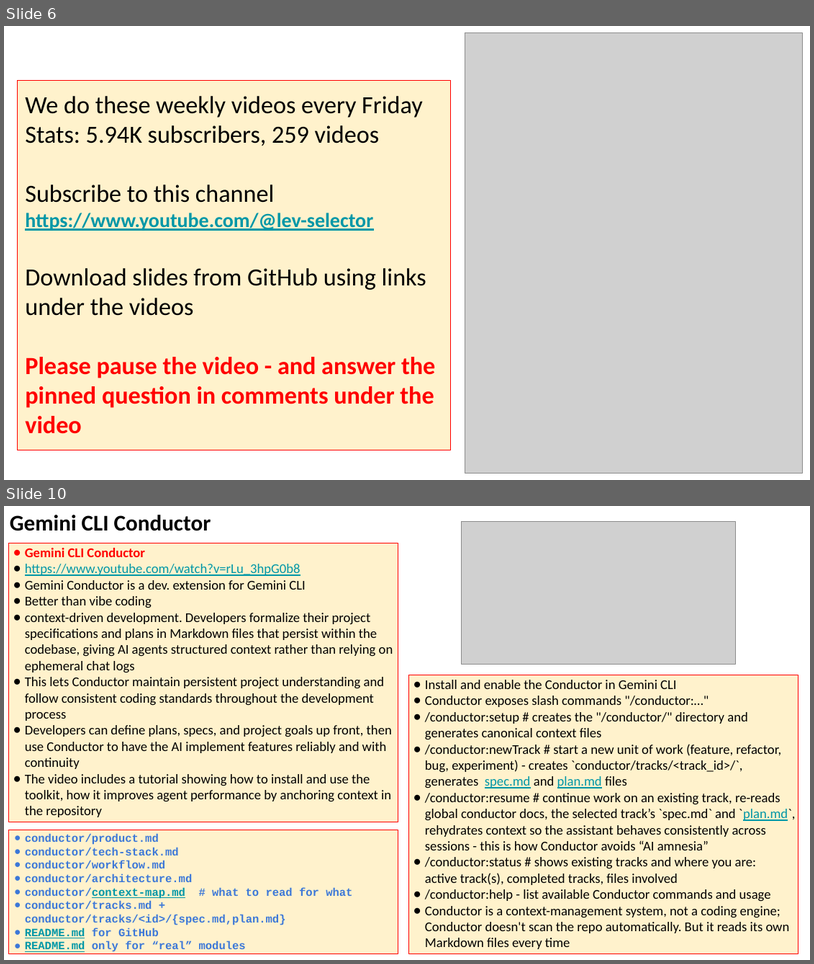
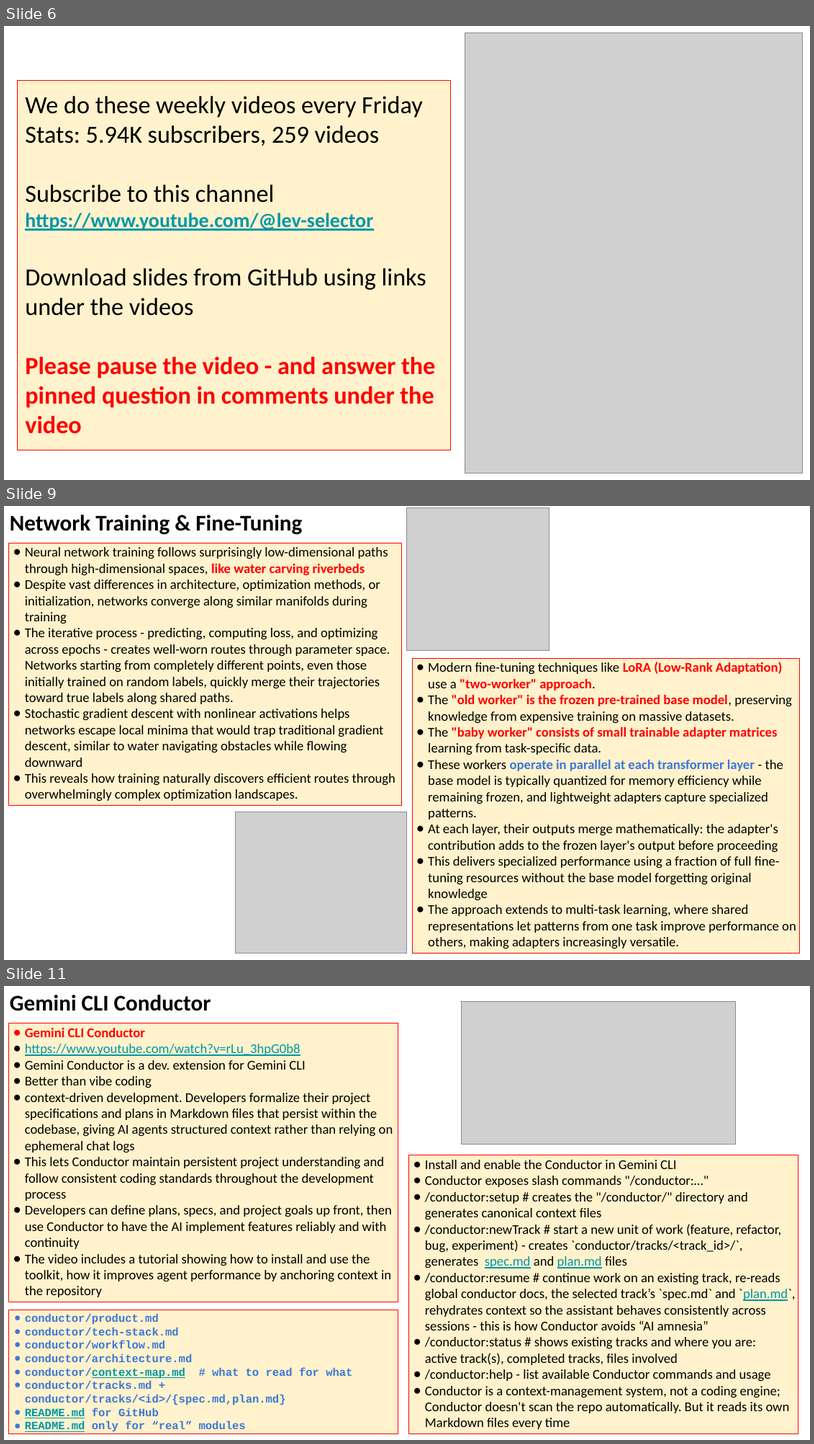
Before and after one commit to lselector/seminar, a slide deck: 2025/2025-12-26-AI-Updates.pptx. Shown one above the other, each under a label of ours: slides 6 and 10 before the commit, slides 6, 9 and 11 after it; the slides between them are not shown. The pictures are 814x964 and 814x1444 pixels, drawn with LibreOffice and Linux fonts; fonts in the diff are those of the drawing; grey boxes stand for pictures. Boxes give left, top, right and bottom in pixels: in the first picture for what was removed or moved away, otherwise in the second. Text is boxed around its words. In the diff, an @@ line names an element or a change of style, - is before the commit and + after.

```diff
--- a/2025/2025-12-26-AI-Updates.pptx
+++ b/2025/2025-12-26-AI-Updates.pptx
@@ slide 9 added at bbox=[4, 506, 810, 960], background #FFFFFF @@
@@ text added at bbox=[10, 515, 302, 535], 20 pt, text #000000, bold @@
+Network Training & Fine-Tuning
@@ picture added at bbox=[406, 507, 549, 650] @@
@@ rectangle added at bbox=[9, 543, 401, 806], fill #FFF2CC, outline #FF0000 0.75 pt, 12 pt, text #000000 @@
+● Neural network training follows surprisingly low-dimensional paths through high-dimensional spaces, like water carving riverbeds
+● Despite vast differences in architecture, optimization methods, or initialization, networks converge along similar manifolds during training
+● The iterative process - predicting, computing loss, and optimizing across epochs - creates well-worn routes through parameter space. Networks starting from completely different points, even those initially trained on random labels, quickly merge their trajectories toward true labels along shared paths.
+● Stochastic gradient descent with nonlinear activations helps networks escape local minima that would trap traditional gradient descent, similar to water navigating obstacles while flowing downward
+● This reveals how training naturally discovers efficient routes through overwhelmingly complex optimization landscapes.
@@ rectangle added at bbox=[412, 659, 799, 954], fill #FFF2CC, outline #FF0000 0.75 pt, 12 pt, text #000000 @@
+● Modern fine-tuning techniques like LoRA (Low-Rank Adaptation) use a "two-worker" approach.
+● The "old worker" is the frozen pre-trained base model, preserving knowledge from expensive training on massive datasets.
+● The "baby worker" consists of small trainable adapter matrices learning from task-specific data.
+● These workers operate in parallel at each transformer layer - the base model is typically quantized for memory efficiency while remaining frozen, and lightweight adapters capture specialized patterns.
+● At each layer, their outputs merge mathematically: the adapter's contribution adds to the frozen layer's output before proceeding
+● This delivers specialized performance using a fraction of full fine-tuning resources without the base model forgetting original knowledge
+● The approach extends to multi-task learning, where shared representations let patterns from one task improve performance on others, making adapters increasingly versatile.
@@ picture added at bbox=[235, 811, 406, 952] @@
@@ what was slide 10 is now slide 11 @@
```
Also in this commit, not shown: 19 slides changed, 1 other slide added, 2 slides removed.
